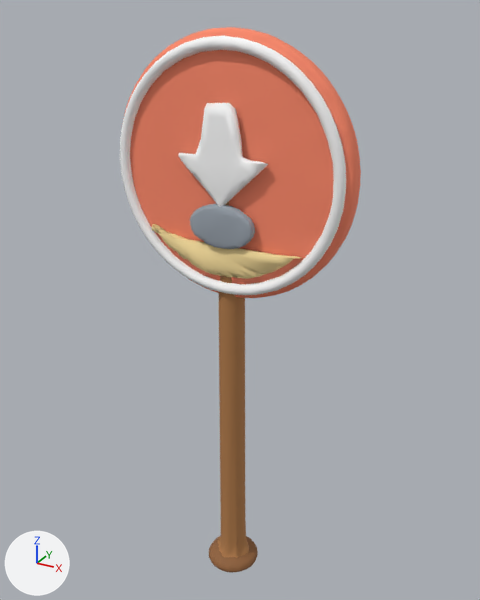
What one commit did to the glTF model app/assets/models/prop_sinksign_sink.glb.
Camera for both pictures: a 50 mm camera at (1.51, -2.66, 3.04) aimed at (0.0, 0.09, 1.67). The lights are fixed; the arrows at lower left show +X, +Y and +Z. The older version comes first. Vertices at exactly the same position are counted once.

Names of what the first picture shows: 'arrow', 'board', 'pebble', 'prop_sinksign_sink', 'rimw', 'sand'.
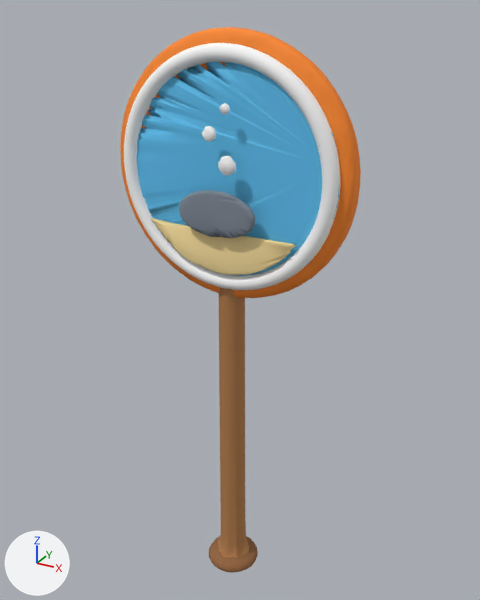
What changed in the scene script:
```text
Add mat_prop_sinksign_sink_skin_006:
    mat_prop_sinksign_sink_skin_006 = bpy.data.materials.new('prop_sinksign_sink_skin.006')
    mat_prop_sinksign_sink_skin_006.use_nodes = True; mat_prop_sinksign_sink_skin_006.node_tree.nodes.clear()
    _N = mat_prop_sinksign_sink_skin_006.node_tree.nodes; _L = mat_prop_sinksign_sink_skin_006.node_tree.links
    n0 = _N.new('ShaderNodeBsdfPrincipled'); n0.name = 'Principled BSDF'
    n0.inputs[2].default_value = 0.8  # 'Roughness'
    n1 = _N.new('ShaderNodeOutputMaterial'); n1.name = 'Material Output'
    n2 = _N.new('ShaderNodeVertexColor'); n2.name = 'Color Attribute'
    _L.new(n0.outputs[0], n1.inputs[0])  # 'BSDF' to 'Surface'
    _L.new(n2.outputs[0], n0.inputs[0])  # 'Color' to 'Base Color'
Change me_board:
    where me_board.from_pydata(...)  # 602 vertices, 1200 faces; spans x -0.617..0.617, y -0.06..0.06, z 1.734..2.967
    used by ob_board; location = (0.0, 0.0, 0.0)
    me_board part 1: 1200 faces centred in x -0.615..0.615, y -0.06..0.06, z 1.735..2.965 are repainted in the vertex colours; the middle colour goes from orange #ff8a6a to orange #ff8a2a
Change me_pebble:
    used by ob_pebble; location = (0.0, 0.0, 0.0)
    remove me_pebble.from_pydata(...)  # 202 vertices, 400 faces; spans x -0.169..0.169, y -0.11..-0.07, z 2.006..2.214
    remove me_pebble.materials.append(mat_prop_sinksign_sink_skin_004)
    add me_pebble.from_pydata(...)  # 252 vertices, 500 faces; spans x -0.199..0.199, y -0.153..-0.127, z 2.073..2.289
    me_pebble part 2: 202 vertices removed from x -0.169..0.169, y -0.11..-0.07, z 2.006..2.214; 252 vertices added at x -0.199..0.199, y -0.153..-0.127, z 2.073..2.289
    add me_pebble.materials.append(mat_prop_sinksign_sink_skin_005)
Change me_rimw:
    used by ob_rimw; location = (0.0, 0.0, 0.0)
    remove me_rimw.from_pydata(...)  # 450 vertices, 900 faces; spans x -0.586..0.586, y -0.093..-0.037, z 1.764..2.936
    add me_rimw.from_pydata(...)  # 1300 vertices, 2600 faces; spans x -0.558..0.558, y -0.104..-0.026, z 1.792..2.908
    me_rimw part 3: 450 vertices removed from x -0.586..0.586, y -0.093..-0.037, z 1.764..2.936; 1300 vertices added at x -0.558..0.558, y -0.104..-0.026, z 1.792..2.908
Change me_sand:
    used by ob_sand; location = (0.0, 0.0, 0.0)
    remove me_sand.from_pydata(...)  # 202 vertices, 400 faces; spans x -0.409..0.399, y -0.09..-0.06, z 1.853..2.057
    remove me_sand.materials.append(mat_prop_sinksign_sink_skin_003)
    add me_sand.from_pydata(...)  # 202 vertices, 400 faces; spans x -0.398..0.391, y -0.11..-0.09, z 1.881..2.097
    me_sand part 4: 202 vertices removed from x -0.409..0.399, y -0.09..-0.06, z 1.853..2.057; 202 vertices added at x -0.398..0.391, y -0.11..-0.09, z 1.881..2.097
    add me_sand.materials.append(mat_prop_sinksign_sink_skin_004)
Add me_pic:
    me_pic.from_pydata(...)  # 452 vertices, 900 faces; spans x -0.556..0.558, y -0.076..-0.064, z 1.809..2.871
    me_pic.materials.append(mat_prop_sinksign_sink_skin_003)
Add me_bubble:
    me_bubble.from_pydata(...)  # 156 vertices, 300 faces; spans x -0.064..0.103, y -0.15..-0.13, z 2.367..2.674
    me_bubble.materials.append(mat_prop_sinksign_sink_skin_006)
Remove ob_arrow:
    ob_arrow = bpy.data.objects.new('arrow', me_arrow)
    ob_arrow.location = (0.0, 0.0, 0.0)
Add ob_pic:
    ob_pic = bpy.data.objects.new('pic', me_pic)
    ob_pic.location = (0.0, 0.0, 0.0)
Add ob_bubble:
    ob_bubble = bpy.data.objects.new('bubble', me_bubble)
    ob_bubble.location = (0.0, 0.0, 0.0)
```

Boxes (x1, y1, x2, y2) around the edits, measured in the pictures (480 x 600 px):
'pic', added
    after: (137, 62, 339, 276)
'rimw', reshaped
    before: (120, 36, 346, 295)
    after: (124, 43, 340, 290)
'sand', reshaped
    before: (152, 224, 302, 279)
    after: (150, 218, 297, 275)
'arrow', deleted
    before: (178, 103, 268, 207)
'pebble', reshaped (18% wider, 7% taller)
    before: (190, 204, 255, 249)
    after: (179, 190, 256, 238)
'bubble', added
    after: (202, 103, 236, 176)
part 1 of me_board, recoloured
    both: (122, 27, 361, 298)
